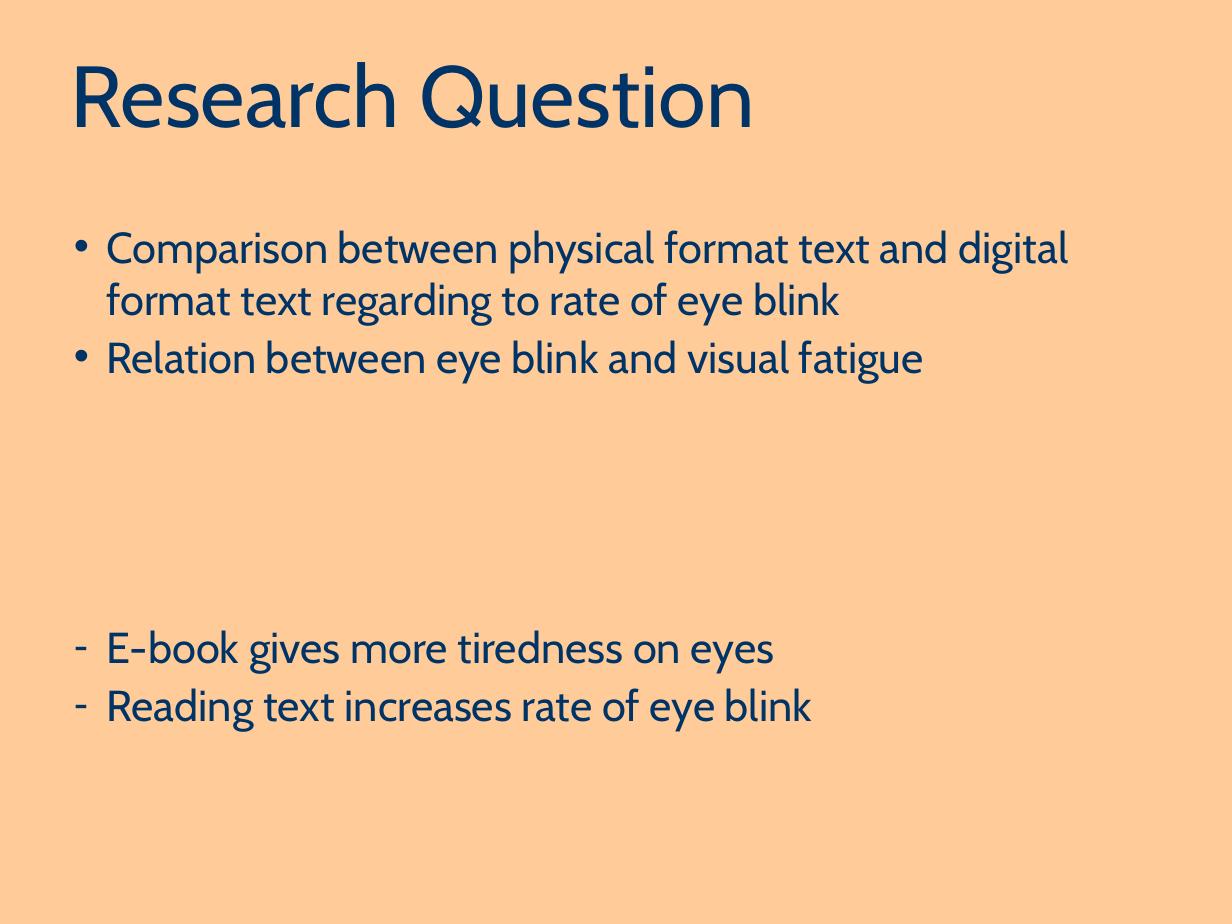
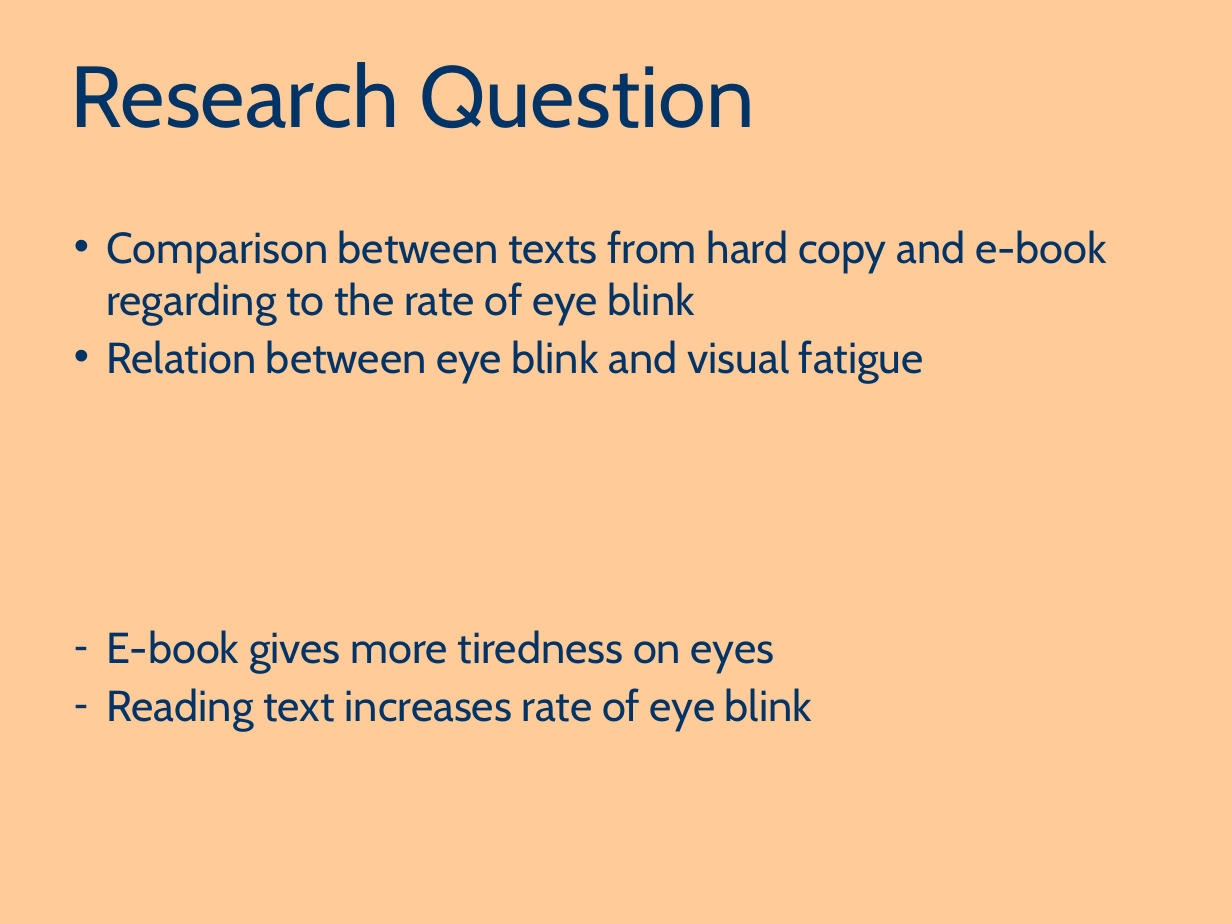
Before and after one commit to gowhd20/Reserach_on_eye_fatigue, a slide deck: slide 3 of Slides/presentation_4.pptx. Drawn at 1232x924 pixels with LibreOffice and Linux fonts; fonts in the diff are those of the drawing; background and template pictures are left out. Boxes give left, top, right and bottom in pixels: in the first picture for what was removed or moved away, otherwise in the second. Text is boxed around its words. In the diff, an @@ line names an element or a change of style, - is before the commit and + after.

```diff
--- a/Slides/presentation_4.pptx
+++ b/Slides/presentation_4.pptx
@@ text at [106,230,1107,325]: text changed @@
-• Comparison between physical format text and digital format text regarding to rate of eye blink
+• Comparison between texts from hard copy and e-book regarding to the rate of eye blink
```
Also in this commit, not shown: 2 other files.
